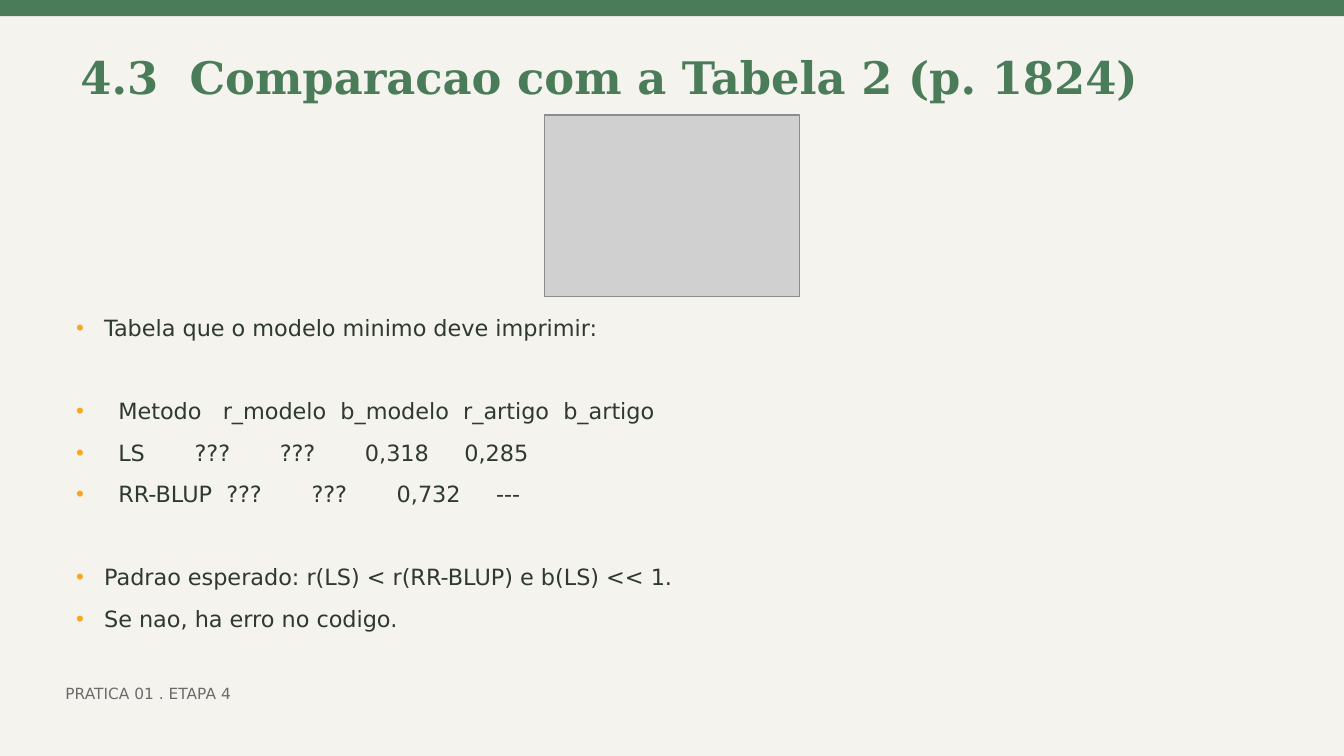
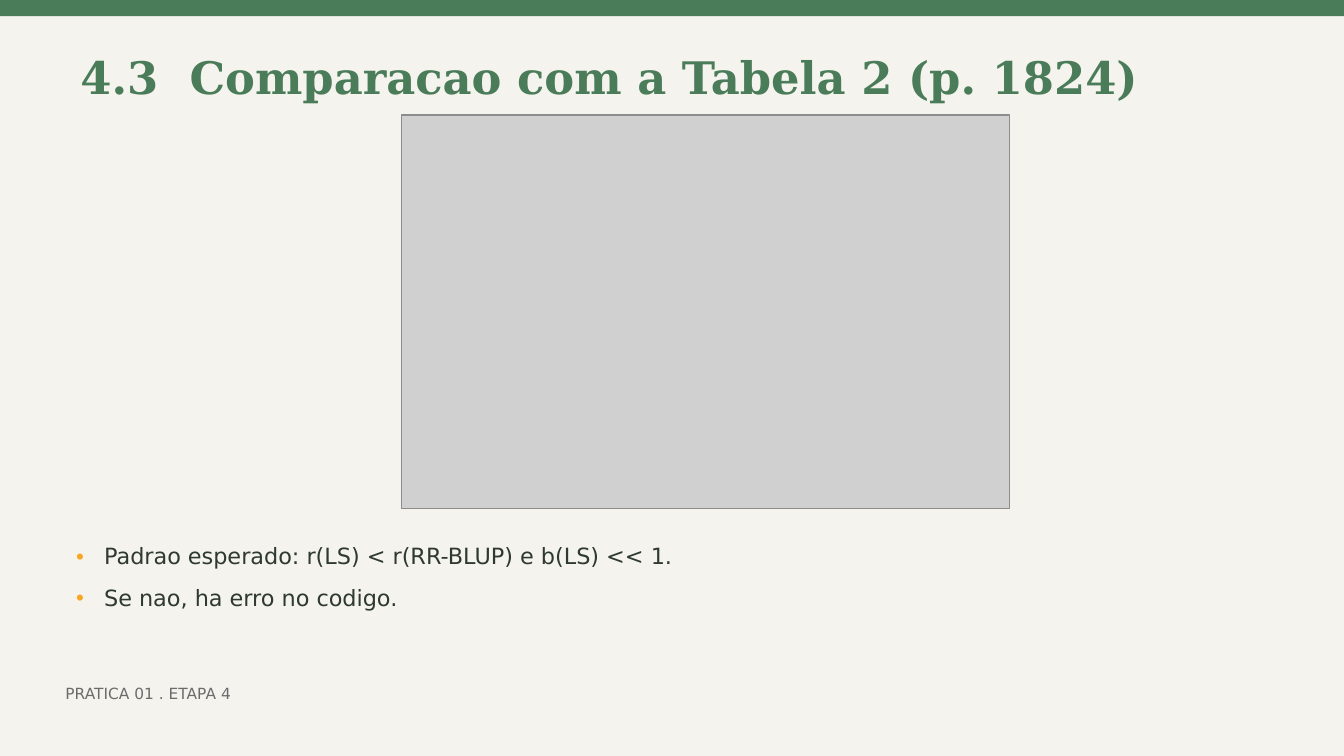
Before and after one commit to Bayer-Group/course-AI-UFV, a slide deck: slide 21 of 10. IA Generativa e Modelos de Linguagem na Pesquisa Científica_Eder/Estudar e reproduzir um artigo científico com Claude Code_FIT796.pptx. Drawn at 1344x756 pixels with LibreOffice and Linux fonts; fonts in the diff are those of the drawing; grey boxes stand for pictures. Boxes give left, top, right and bottom in pixels: in the first picture for what was removed or moved away, otherwise in the second. Text is boxed around its words. In the diff, an @@ line names an element or a change of style, - is before the commit and + after.

```diff
--- a/10. IA Generativa e Modelos de Linguagem na Pesquisa Científica_Eder/Estudar e reproduzir um artigo científico com Claude Code_FIT796.pptx
+++ b/10. IA Generativa e Modelos de Linguagem na Pesquisa Científica_Eder/Estudar e reproduzir um artigo científico com Claude Code_FIT796.pptx
@@ picture: place and size @@
-picture at (544, 115, 800, 297)
+picture at (401, 115, 1009, 508)
@@ text at (104, 319, 654, 505): paragraphs removed @@
-• Tabela que o modelo minimo deve imprimir:
-• Metodo r_modelo b_modelo r_artigo b_artigo
-• LS ??? ??? 0,318 0,285
-• RR-BLUP ??? ??? 0,732 ---
@@ text "Padrao esperado: r(LS) < r(RR-BLUP) ...": place and size @@
-text "Padrao esperado: r(LS) < r(RR-BLUP) ..." at (104, 319, 672, 632)
+text "Padrao esperado: r(LS) < r(RR-BLUP) ..." at (104, 547, 672, 611)
```
Also in this commit, not shown: 3 other slides changed, 7 other files.
